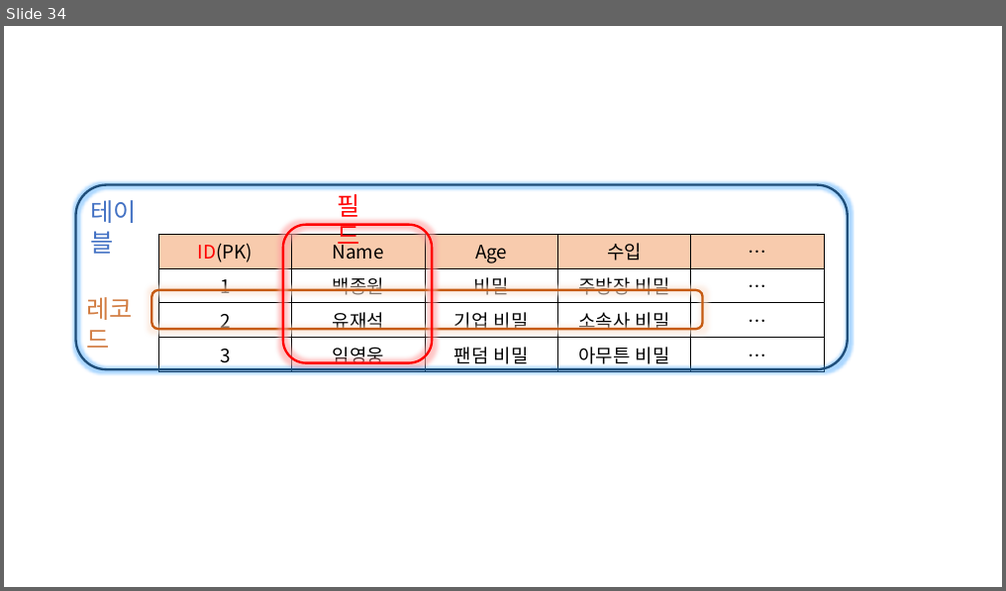
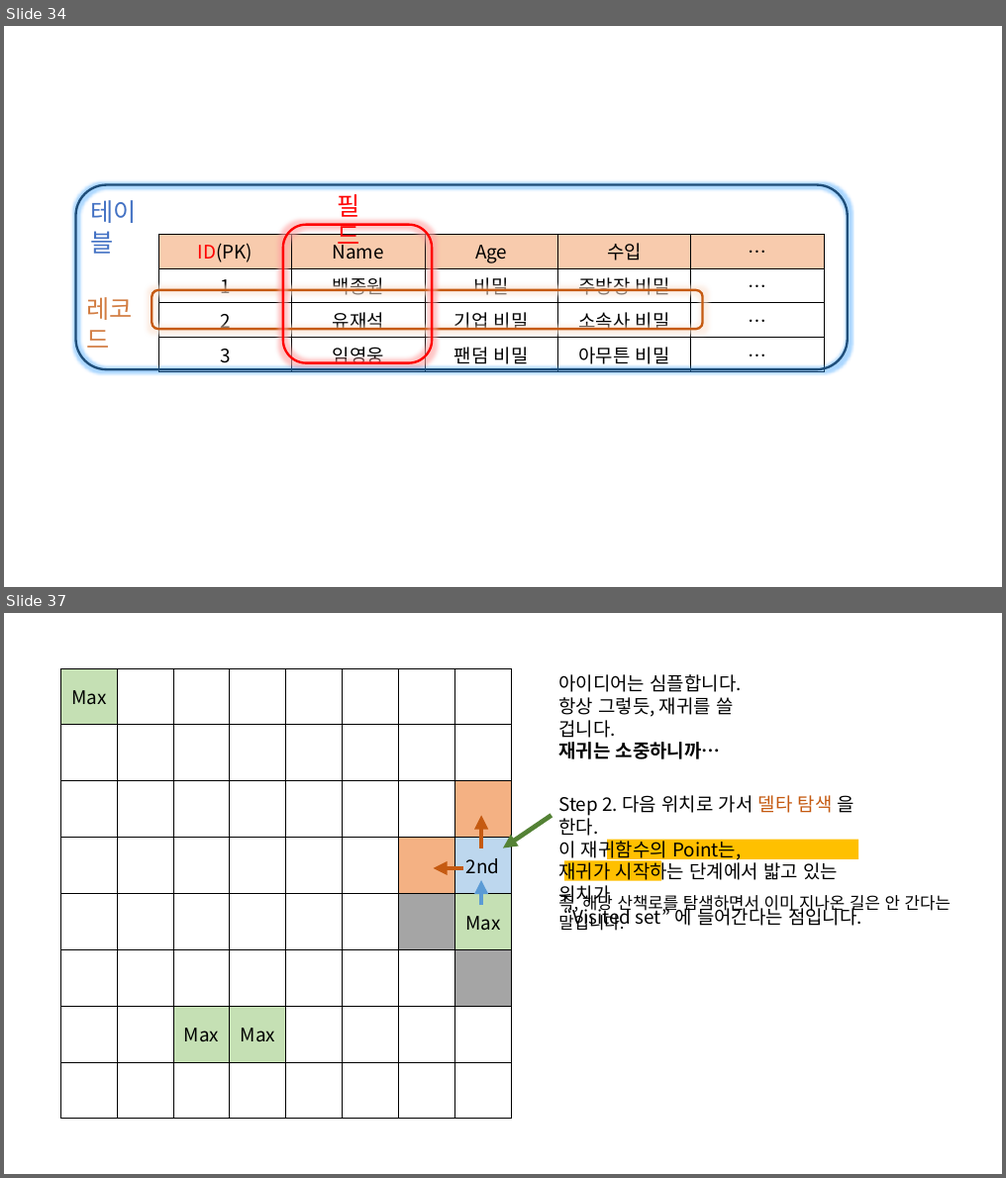
Before and after one commit to DataMarksman/TIL, a slide deck: 1.NOTE/노트필기 시각 자료 ppt.pptx. Shown one above the other, each under a label of ours: slide 34 before the commit, slides 34 and 37 after it; the slides between them are not shown. The pictures are 1006x591 and 1006x1178 pixels, drawn with LibreOffice and Linux fonts; fonts in the diff are those of the drawing. Boxes give left, top, right and bottom in pixels: in the first picture for what was removed or moved away, otherwise in the second. Text is boxed around its words. In the diff, an @@ line names an element or a change of style, - is before the commit and + after.

```diff
--- a/1.NOTE/노트필기 시각 자료 ppt.pptx
+++ b/1.NOTE/노트필기 시각 자료 ppt.pptx
@@ slide 37 added at (4, 613, 1002, 1174), background #FFFFFF @@
@@ table added at (60, 668, 510, 1119), 8 rows, 8 columns @@
+Max |  |  |  |  |  |  | 
+ |  |  |  |  |  |  | 
+ |  |  |  |  |  |  | 
+ |  |  |  |  |  |  | 2nd
+ |  |  |  |  |  |  | Max
+ |  |  |  |  |  |  | 
+ |  | Max | Max |  |  |  | 
+ |  |  |  |  |  |  | 
@@ text added at (558, 674, 741, 760), 18 pt, text #000000 @@
+아이디어는 심플합니다.
+항상 그렇듯, 재귀를 쓸 겁니다.
+재귀는 소중하니까…
@@ arrow added from (481, 848) to (481, 815), #C55A11 4.5 pt @@
@@ arrow added from (551, 815) to (503, 848), #548235 4.5 pt @@
@@ text added at (558, 795, 862, 929), 18 pt, text #000000 @@
+Step 2. 다음 위치로 가서 델타 탐색 을 한다.
+이 재귀함수의 Point는,
+재귀가 시작하는 단계에서 밟고 있는 위치가
+“Visited set” 에 들어간다는 점입니다.
@@ rectangle added at (607, 839, 859, 860), fill #FFC000 @@
@@ arrow added from (463, 868) to (433, 868), #C55A11 4.5 pt @@
@@ rectangle added at (564, 861, 662, 881), fill #FFC000 @@
@@ arrow added from (481, 906) to (481, 880), #5B9BD5 4.5 pt @@
@@ text added at (558, 892, 950, 931), 16 pt, text #000000 @@
+즉, 해당 산책로를 탐색하면서 이미 지나온 길은 안 간다는 말입니다.
```
Also in this commit, not shown: 2 other slides added, 1 other file.
